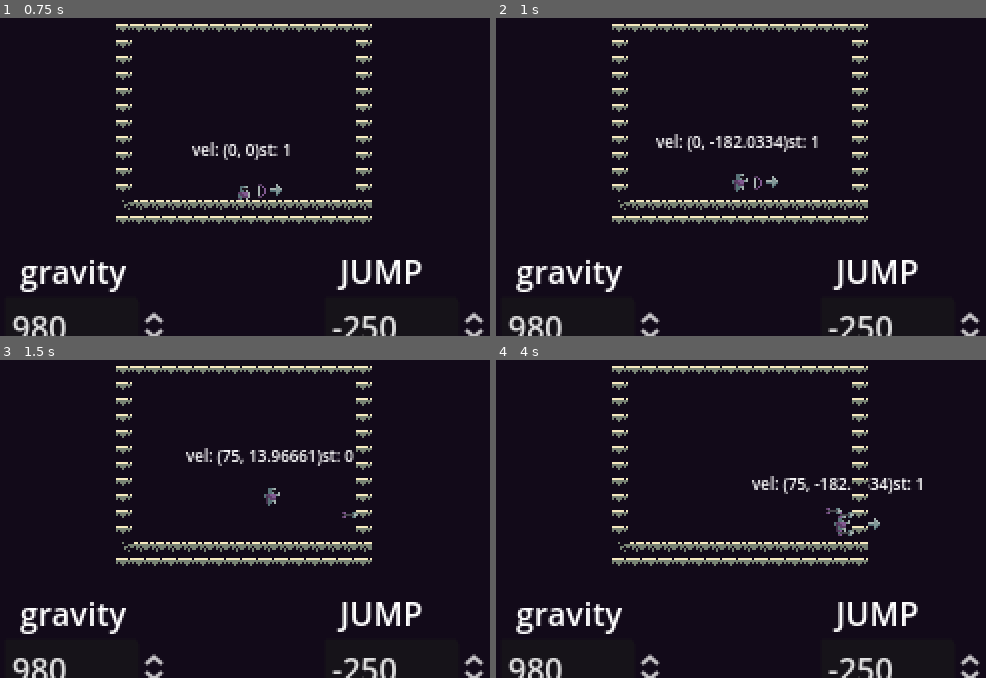
Above: before the commit, frames 1-4 (two rows, left to right).
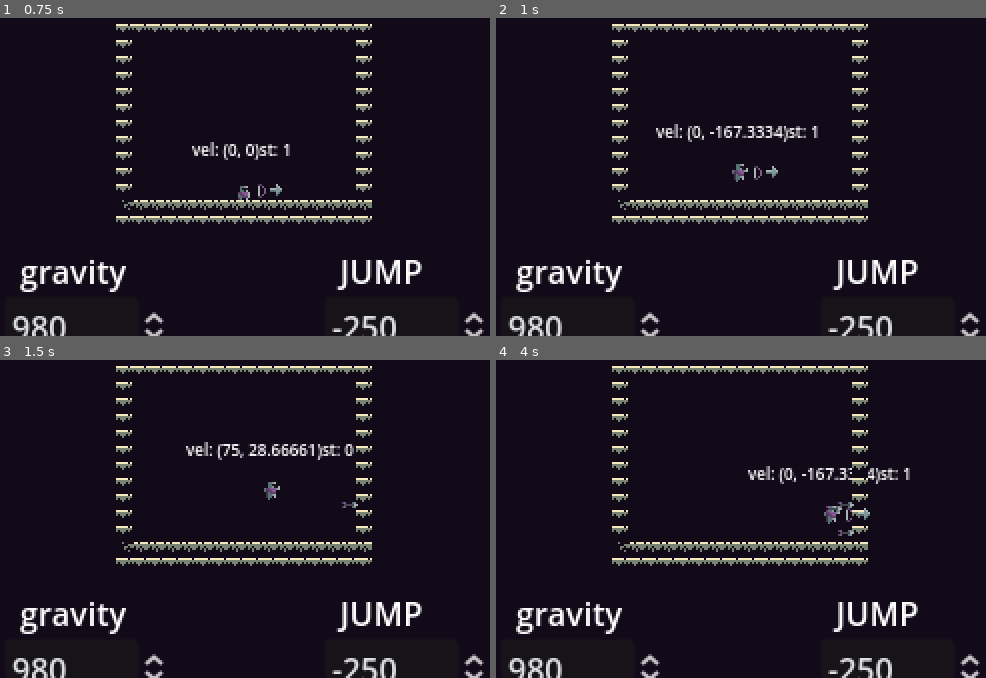
Above: after the commit, the same moments.

Repository: MadDevInc/Gladitta
Game: Godot game, scene res://ambiente_de_teste.tscn
Two runs of this game, one before a commit and one after it. Both use one fixed random seed, a clock stepped at 60 frames per second and the inputs below.
Inputs (mouse positions are in pixels of both pictures, inside the frame that each line leads up to):
- Up to frame 1 (0.75 s): tap Enter at 0.5 s; move the mouse to (387, 138) at 0.52 s; hold D (move_right) from 0.53 s (still down); hold , (shoot) from 0.53 s (still down)
- Up to frame 2 (1 s): keep holding D (move_right); keep holding , (shoot); tap Space (jump) at 0.77, 0.8 s
- Up to frame 3 (1.5 s): keep holding D (move_right); tap Space (jump) at 1.07, 1.35 s; move the mouse to (117, 515) at 1.27 s; release , (shoot) at 1.28 s
- Up to frame 4 (4 s): tap Space (jump) at 1.52, 1.82, 2.3, 3.02, 3.32, 3.77, 3.8 s; tap , (shoot) at 1.55, 2.85 s; move the mouse to (804, 417) at 2.02 s; release D (move_right) at 2.03 s; hold A (move_left) 2.03-2.78 s; click (804, 417) at 2.1 s; move the mouse to (706, 569) at 2.77 s; hold D (move_right) from 2.78 s (still down); move the mouse to (932, 550) at 3.52 s; hold , (shoot) from 3.53 s (still down)

Frame 1 is identical in both runs. In frame 2, 1.6% of the frame differs, in the area x 32-66%, y 33-55%; in frame 3, 1.4%; in frame 4, 1.6%, in the area x 51-87%, y 33-55%.

Commit message:
Changed Bullet Time Behaviour

Diff:
--- a/gladitta/Scenes/Characters/Player/Arrow/arrow.gd
+++ b/gladitta/Scenes/Characters/Player/Arrow/arrow.gd
@@ -11,4 +11,5 @@
 func _physics_process(delta: float) -> void:
 	velocity = dir * SPEED * delta
 
-	move_and_collide(velocity)
+	var collision = move_and_collide(velocity)
+	print(collision)
--- a/gladitta/Scenes/Characters/Player/player.gd
+++ b/gladitta/Scenes/Characters/Player/player.gd
@@ -35,9 +35,13 @@
 	if Input.is_action_just_pressed("attack") and !$Sword/AnimationPlayer.is_playing():
 		$Sword/AnimationPlayer.play("attack")
 
-	if Input.is_action_just_pressed("shoot"):
+	if Input.is_action_pressed("shoot"):
 		current_state = states.AIMING
-		Engine.time_scale = 0.1
+		if not is_on_floor():
+			Engine.time_scale = 0.1
+		else:
+			velocity.x = 0.0
+			$AnimatedSprite2D.play("idle")
 		$DirectionPivot.show()
 	if Input.is_action_just_released("shoot"):
 		instantiate_arrow()
